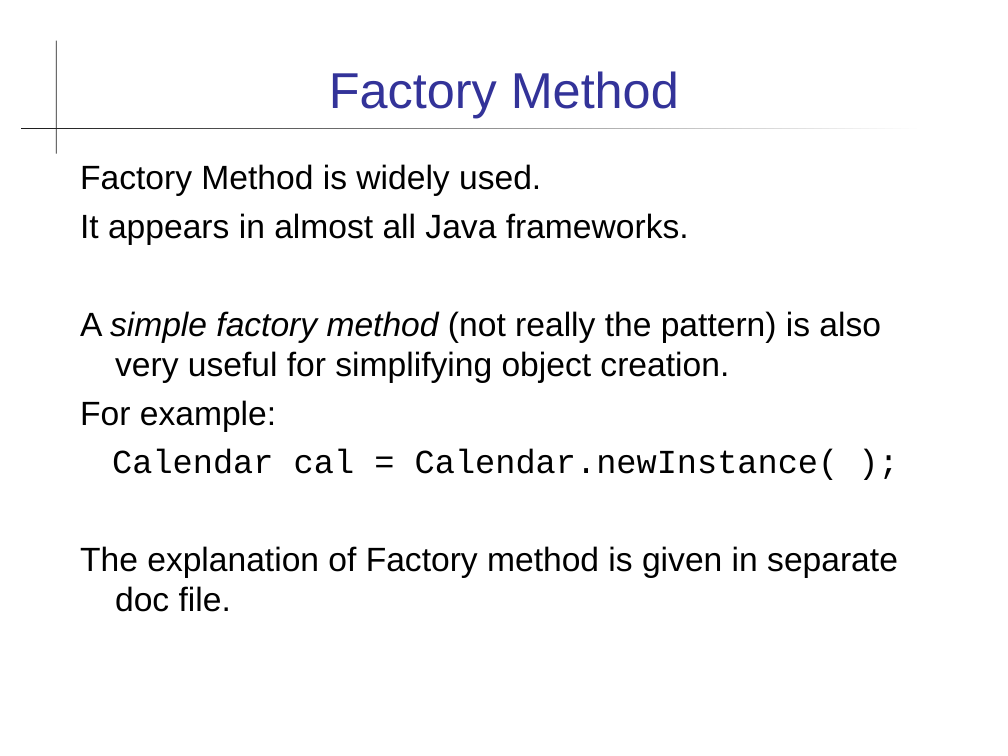
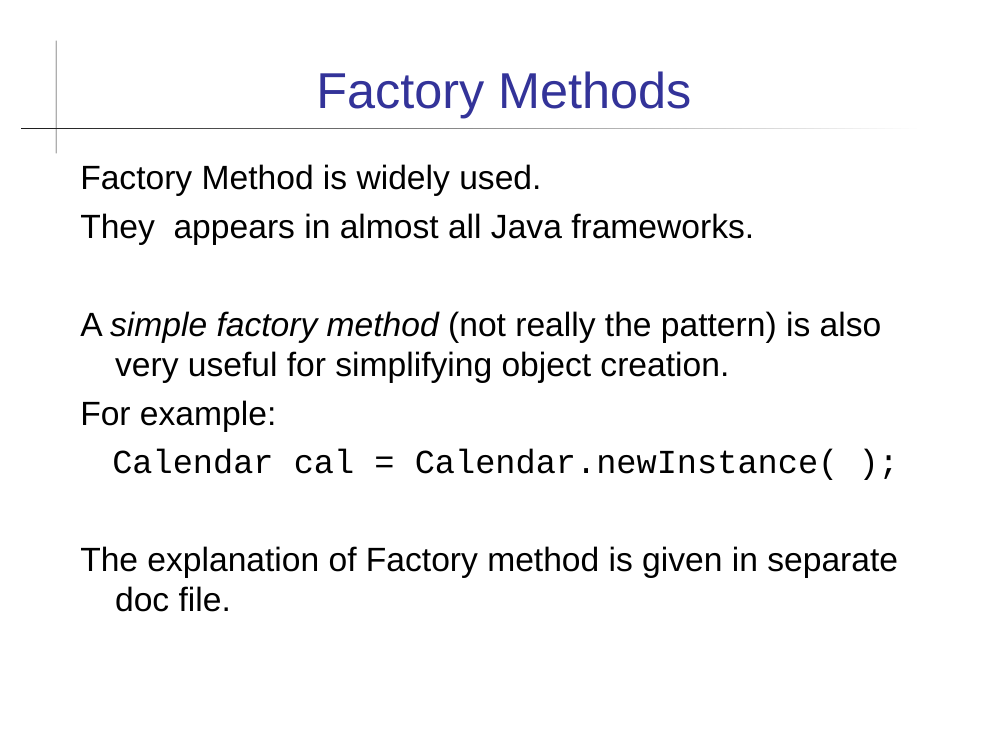
Before and after one commit to skeoop/skeoop.github.io, a slide deck: slide 1 of patterns/Factory Method Pattern.ppt. Drawn at 1008x756 pixels with LibreOffice and Linux fonts; fonts in the diff are those of the drawing. Boxes give left, top, right and bottom in pixels: in the first picture for what was removed or moved away, otherwise in the second. Text is boxed around its words. In the diff, an @@ line names an element or a change of style, - is before the commit and + after.

Commit message:
minor update to week5 slides and factory method

```diff
--- a/patterns/Factory Method Pattern.ppt
+++ b/patterns/Factory Method Pattern.ppt
@@ title at bbox=[316, 71, 691, 118]: text changed @@
-Factory Method
+Factory Methods
@@ text at bbox=[80, 213, 754, 245]: text changed @@
-It appears in almost all Java frameworks.
+They appears in almost all Java frameworks.
```
Also in this commit, not shown: 3 other slides changed, 3 slides added, 1 other file.
